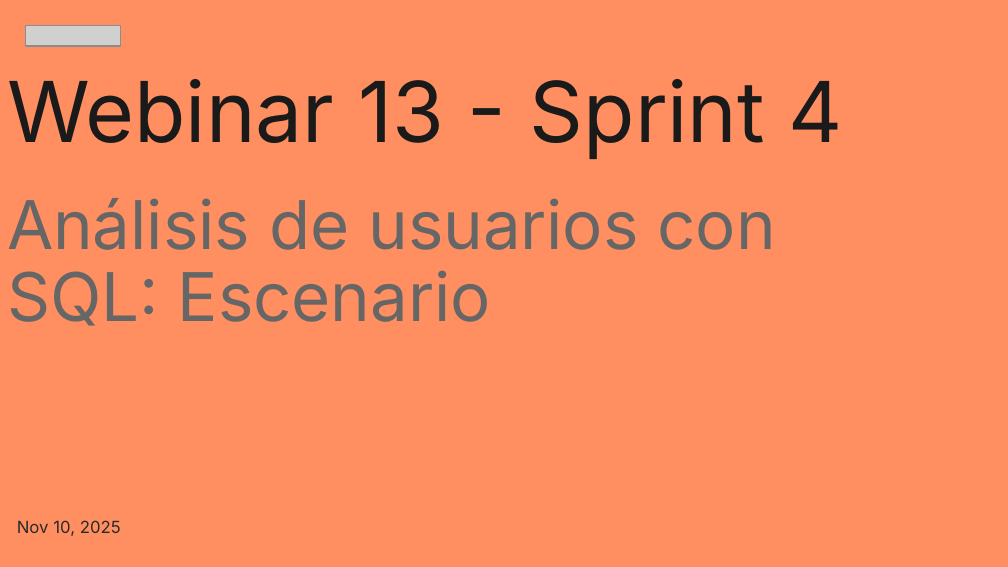
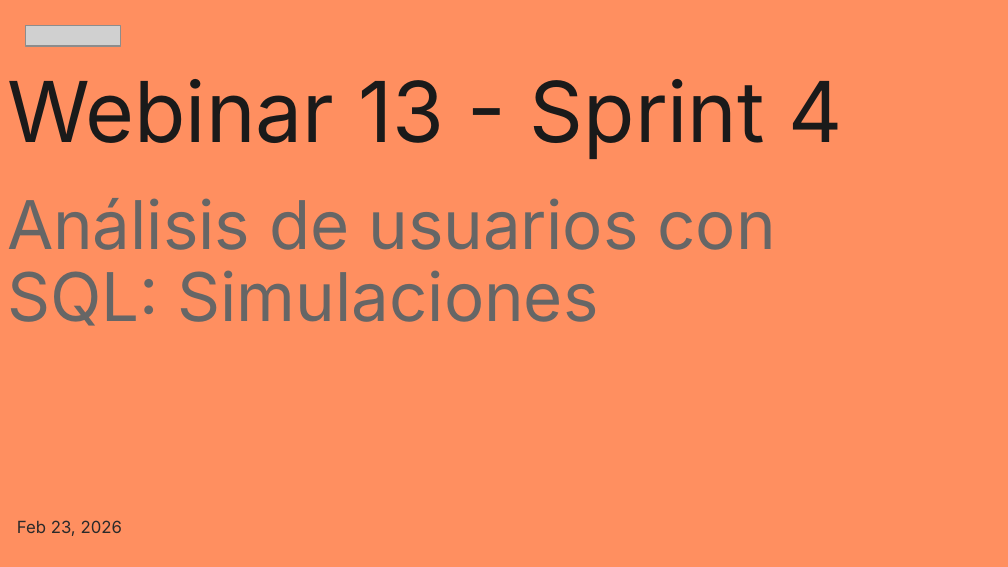
Before and after one commit to zyntonyson/bootcamp_ds_da, a slide deck: slide 1 of 04-da-v8-user-journey/13-user-journey.pptx. Drawn at 1008x567 pixels with LibreOffice and Linux fonts; fonts in the diff are those of the drawing; grey boxes stand for pictures. Boxes give left, top, right and bottom in pixels: in the first picture for what was removed or moved away, otherwise in the second. Text is boxed around its words. In the diff, an @@ line names an element or a change of style, - is before the commit and + after.

```diff
--- a/04-da-v8-user-journey/13-user-journey.pptx
+++ b/04-da-v8-user-journey/13-user-journey.pptx
@@ title at (7,79,842,326): text changed @@
-Webinar 13 - Sprint 4
-Análisis de usuarios con SQL: Escenario
+Webinar 13 - Sprint 4
+Análisis de usuarios con SQL: Simulaciones
@@ subtitle at (17,520,122,536): text changed @@
-Nov 10, 2025
+Feb 23, 2026
```
Also in this commit, not shown: 2 other slides changed, 17 other files.
